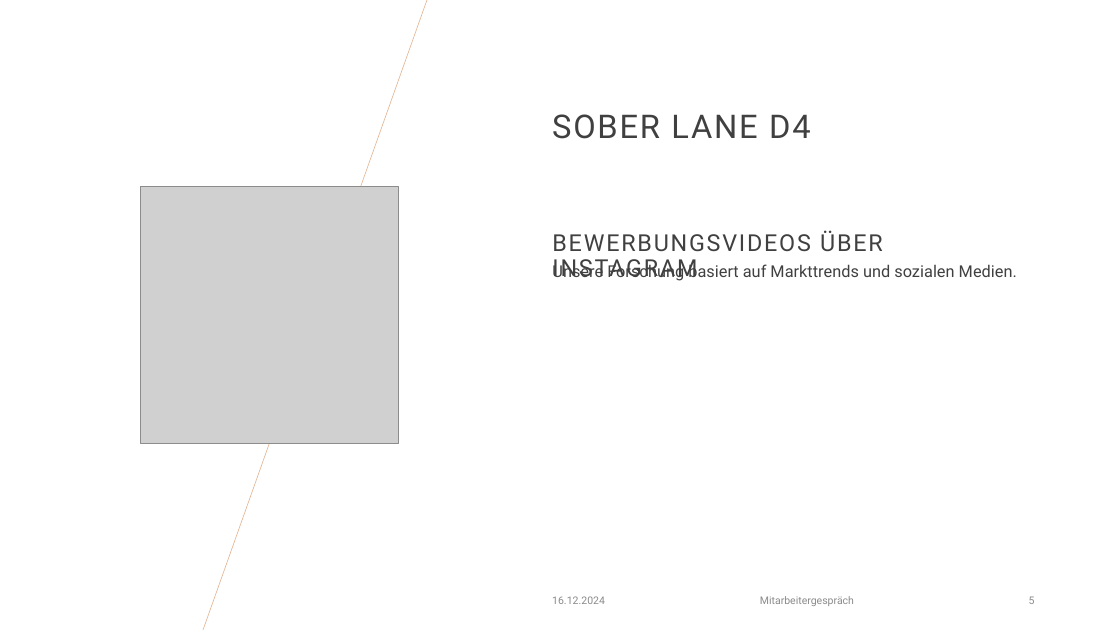
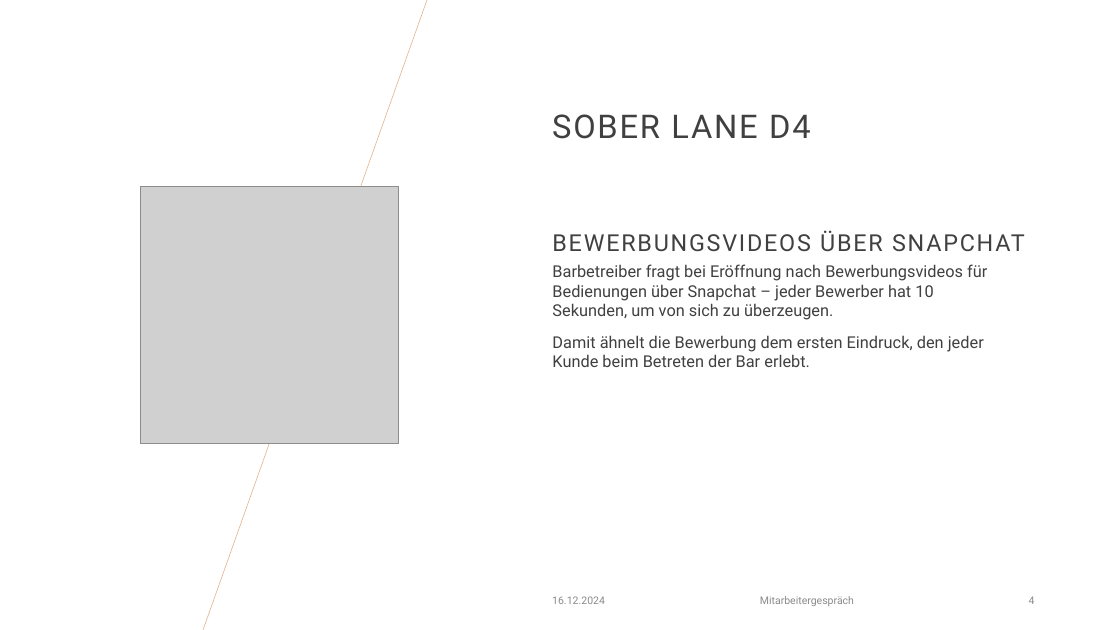
Before and after one commit to Tibodv/bathesis, a slide deck: slide 4 of Papers/Hiring Funnel/VidBewerbungen/Mitarbeitergespräche Training_Draft_251124.pptx (slide 5 before the commit). Drawn at 1120x630 pixels with LibreOffice and Linux fonts; fonts in the diff are those of the drawing; grey boxes stand for pictures; background and template pictures are left out. Boxes give left, top, right and bottom in pixels: in the first picture for what was removed or moved away, otherwise in the second. Text is boxed around its words. In the diff, an @@ line names an element or a change of style, - is before the commit and + after.

```diff
--- a/Papers/Hiring Funnel/VidBewerbungen/Mitarbeitergespräche Training_Draft_251124.pptx
+++ b/Papers/Hiring Funnel/VidBewerbungen/Mitarbeitergespräche Training_Draft_251124.pptx
@@ text at [552,230,1025,251]: text changed @@
-BEWERBUNGSVIDEOS ÜBER INSTAGRAM
+BEWERBUNGSVIDEOS ÜBER SNAPCHAT
@@ text removed at [552,263,1017,281] @@
-Unsere Forschung basiert auf Markttrends und sozialen Medien.
@@ text added at [552,264,987,367], 14 pt, text #404040 @@
+Barbetreiber fragt bei Eröffnung nach Bewerbungsvideos für Bedienungen über Snapchat – jeder Bewerber hat 10 Sekunden, um von sich zu überzeugen.
+Damit ähnelt die Bewerbung dem ersten Eindruck, den jeder Kunde beim Betreten der Bar erlebt.
@@ page number at [1029,596,1035,604]: text changed @@
-5
+4
```
Also in this commit, not shown: 5 other slides changed, 13 slides added, 3 slides removed, 2 other files.
